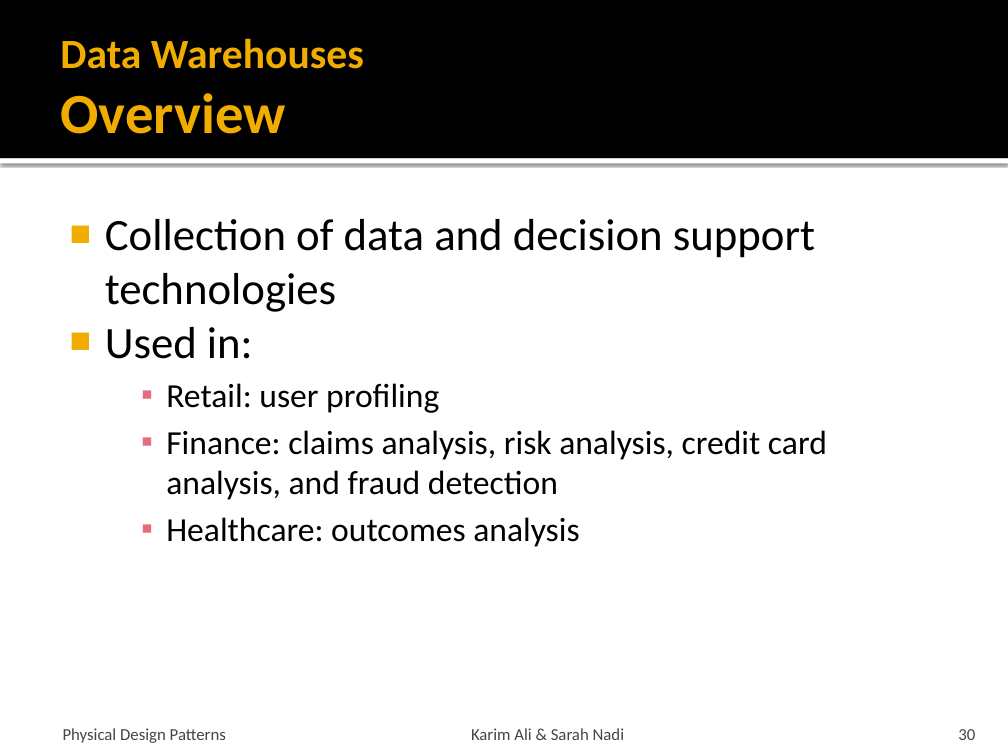
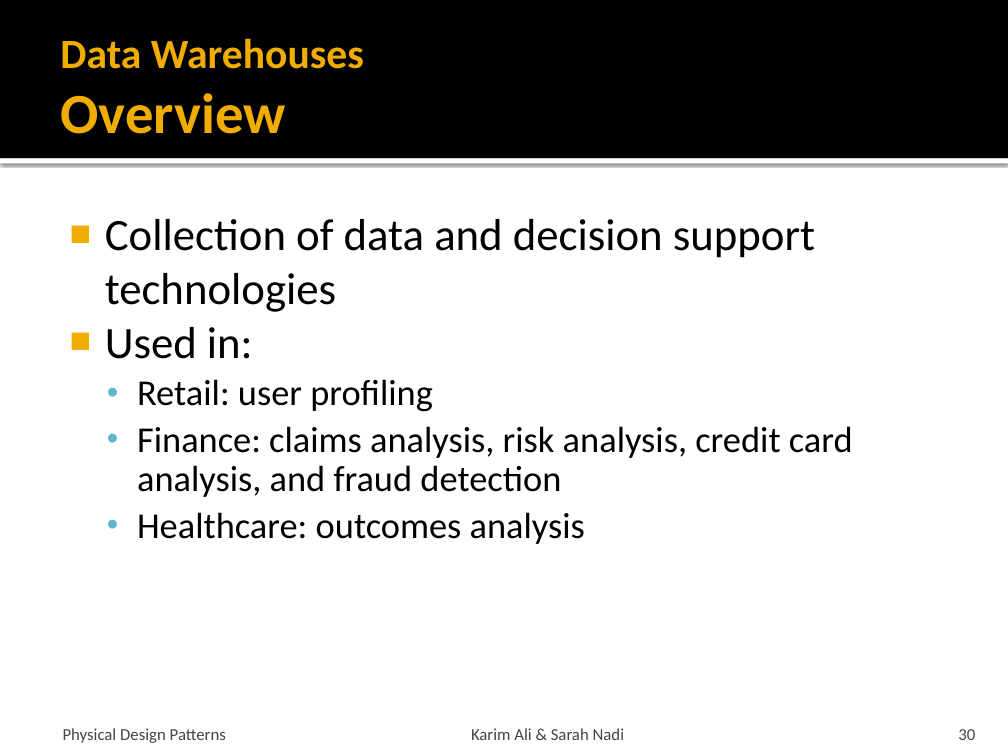
Before and after one commit to snadi/cs848-db, a slide deck: slide 30 of cs848-db/PhysDesignPres.pptx. Drawn at 1008x756 pixels with LibreOffice and Linux fonts; fonts in the diff are those of the drawing. Boxes give left, top, right and bottom in pixels: in the first picture for what was removed or moved away, otherwise in the second. Text is boxed around its words. In the diff, an @@ line names an element or a change of style, - is before the commit and + after.

```diff
--- a/cs848-db/PhysDesignPres.pptx
+++ b/cs848-db/PhysDesignPres.pptx
@@ text at (x1=137, y1=379, x2=853, y2=544): size 24 to 26 pt in "Retail: user profiling", "Finance: claims analysis, risk analysis, credit card ...", "Healthcare: outcomes analysis"; bullet ▪ to •; list level 3 to 2 in "Retail: user profiling"; line spacing 1 to 0.9; bullet colour #E66C7D to #60B5CC; list level 3 to 2 in "Finance: claims analysis, risk analysis, ..."; list level 3 to 2 in "Healthcare: outcomes analysis" @@
```
Also in this commit, not shown: 10 other slides changed.
